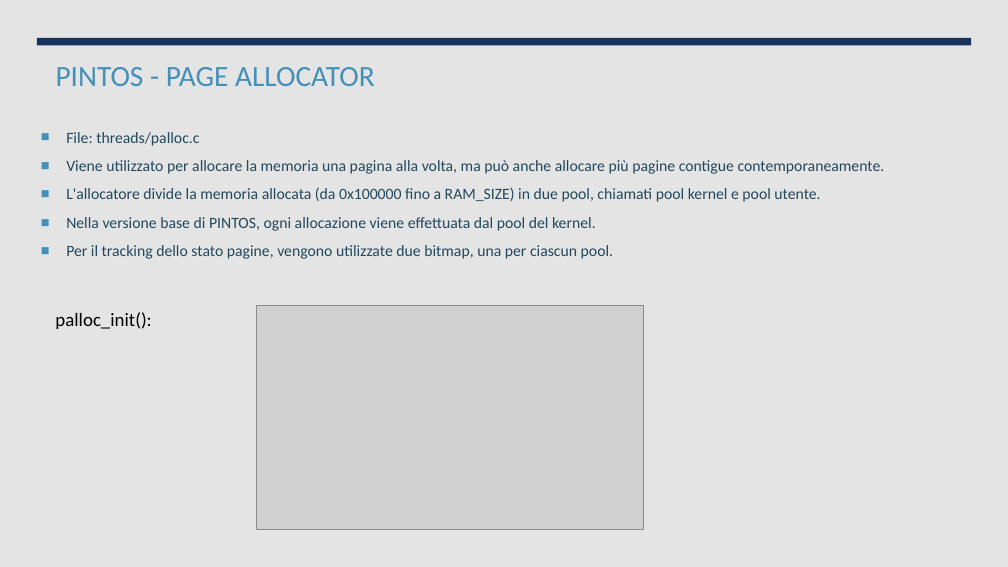
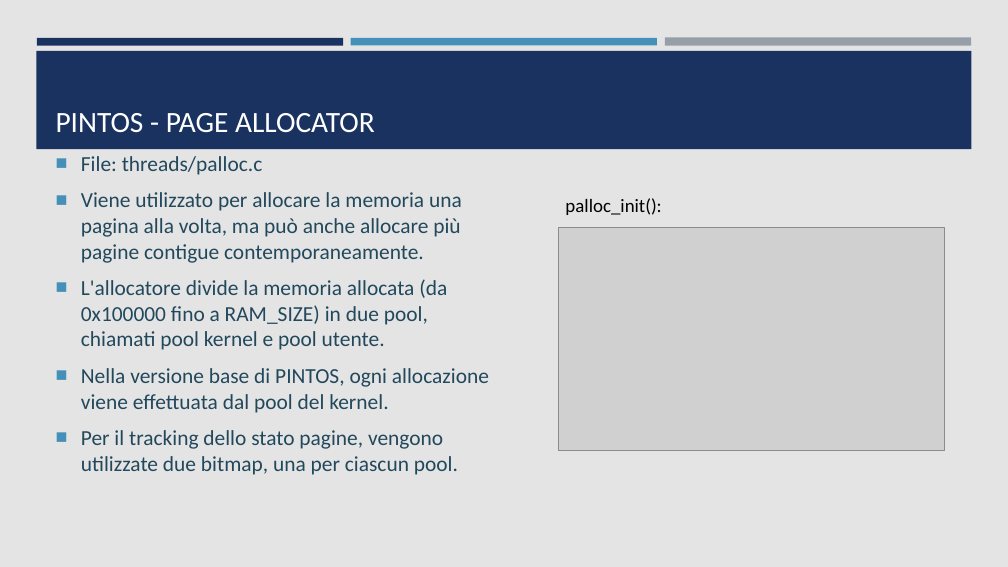
Before and after one commit to ProgrammazioneDiSistema2023-IA-ZZ/Group07, a slide deck: slide 4 of PintOS - Gestione Memoria.pptx (slide 3 before the commit). Drawn at 1008x567 pixels with LibreOffice and Linux fonts; fonts in the diff are those of the drawing; grey boxes stand for pictures. Boxes give left, top, right and bottom in pixels: in the first picture for what was removed or moved away, otherwise in the second. Text is boxed around its words. In the diff, an @@ line names an element or a change of style, - is before the commit and + after.

Commit message:
modified pptx background

```diff
--- a/PintOS - Gestione Memoria.pptx
+++ b/PintOS - Gestione Memoria.pptx
@@ background #EBEBEB to #E4E4E4 @@
@@ rectangle removed at box(0, 0, 1008, 567) @@
@@ rectangle added at box(36, 51, 972, 149), fill #1A3260 @@
@@ rectangle removed at box(37, 38, 972, 45) @@
@@ rectangle added at box(37, 38, 343, 45), fill #1A3260 @@
@@ title "PINTOS - PAGE ALLOCATOR" at box(56, 113, 375, 132): text colour #4590B8 to #FFFFFF; vertical alignment top to bottom @@
@@ rectangle added at box(351, 38, 657, 45), fill #4590B8 @@
@@ rectangle added at box(665, 38, 971, 46), fill #969FA7 @@
@@ text "File: threads/palloc.c": place and size @@
-text "File: threads/palloc.c" at box(66, 132, 885, 259)
+text "File: threads/palloc.c" at box(81, 156, 489, 475)
@@ text "File: threads/palloc.c" at box(81, 156, 489, 475): size 15 to 20.4 pt; more space between paragraphs @@
@@ text "palloc_init():": place and size @@
-text "palloc_init():" at box(55, 312, 151, 329)
+text "palloc_init():" at box(565, 198, 661, 215)
@@ picture: place and size @@
-picture at box(257, 306, 644, 529)
+picture at box(558, 228, 944, 451)
```
Also in this commit, not shown: 10 other slides changed, 2 slides added, 4 other files.
